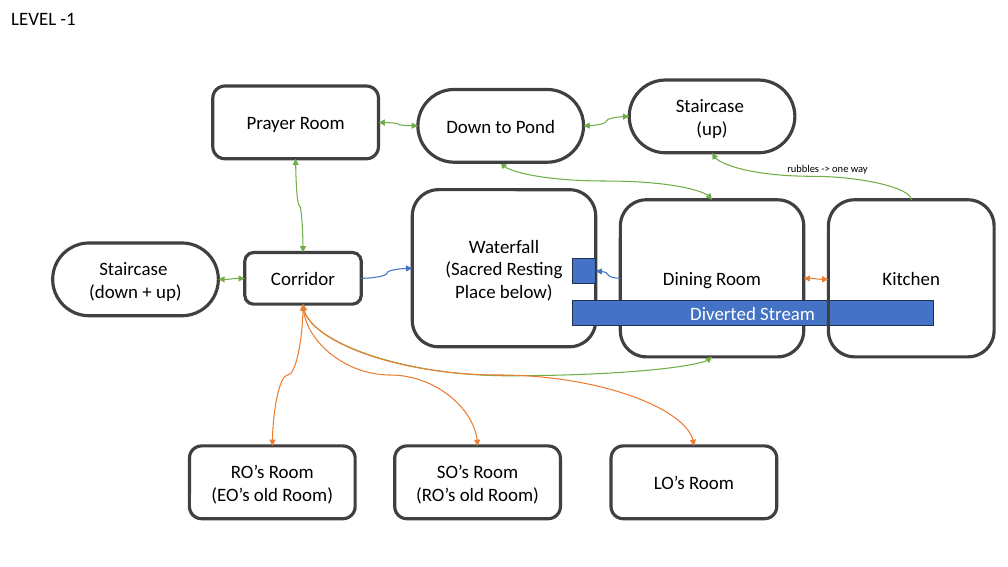
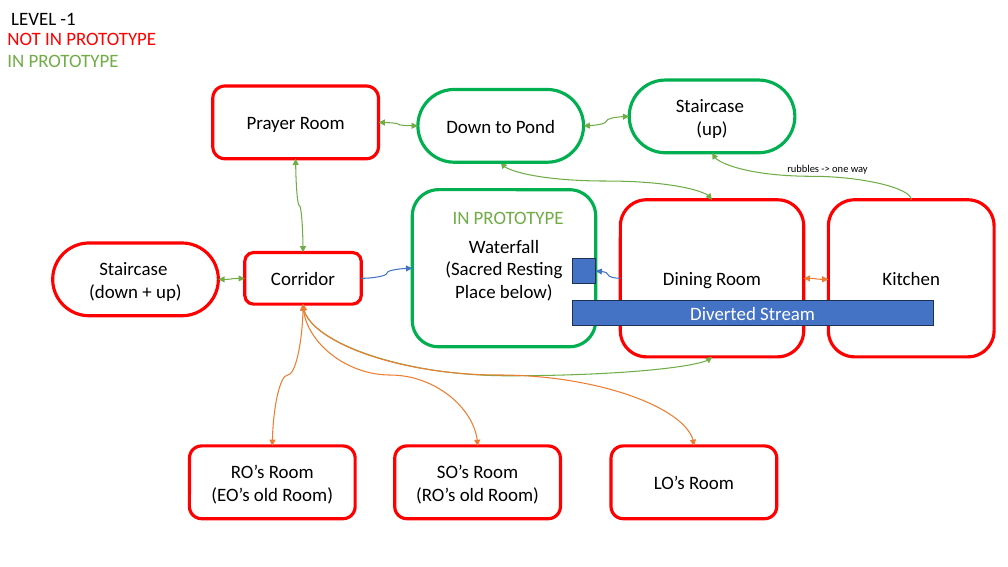
Before and after one commit to Tchetchouille/ijo-musi, a slide deck: slide 4 of Design Documents/Space/Temple Plan V1.pptx (slide 5 before the commit). Drawn at 1008x567 pixels with LibreOffice and Linux fonts; fonts in the diff are those of the drawing. Boxes give left, top, right and bottom in pixels: in the first picture for what was removed or moved away, otherwise in the second. Text is boxed around its words. In the diff, an @@ line names an element or a change of style, - is before the commit and + after.

```diff
--- a/Design Documents/Space/Temple Plan V1.pptx
+++ b/Design Documents/Space/Temple Plan V1.pptx
@@ text added at <box>7,32,156,45</box>, 18 pt, text #FF0000 @@
+NOT IN PROTOTYPE
@@ text added at <box>7,54,119,67</box>, 18 pt, text #70AD47 @@
+IN PROTOTYPE
@@ outline #404040 3 pt to #00B050 3 pt in 3 elements at <box>412,190,596,347</box>, <box>629,80,795,153</box>, <box>418,89,584,162</box> @@
@@ text added at <box>453,211,564,224</box>, 18 pt, text #70AD47 @@
+IN PROTOTYPE
@@ outline #404040 3 pt to #FF0000 3 pt in 8 elements at <box>621,200,805,357</box>, <box>53,243,219,315</box>, <box>213,86,379,159</box>, <box>829,200,994,357</box>, <box>245,253,361,304</box>, <box>190,446,355,519</box>, <box>395,446,560,519</box>, <box>611,446,777,519</box> @@
```
Also in this commit, not shown: 4 other slides changed, 1 slide removed, 20 other files.
